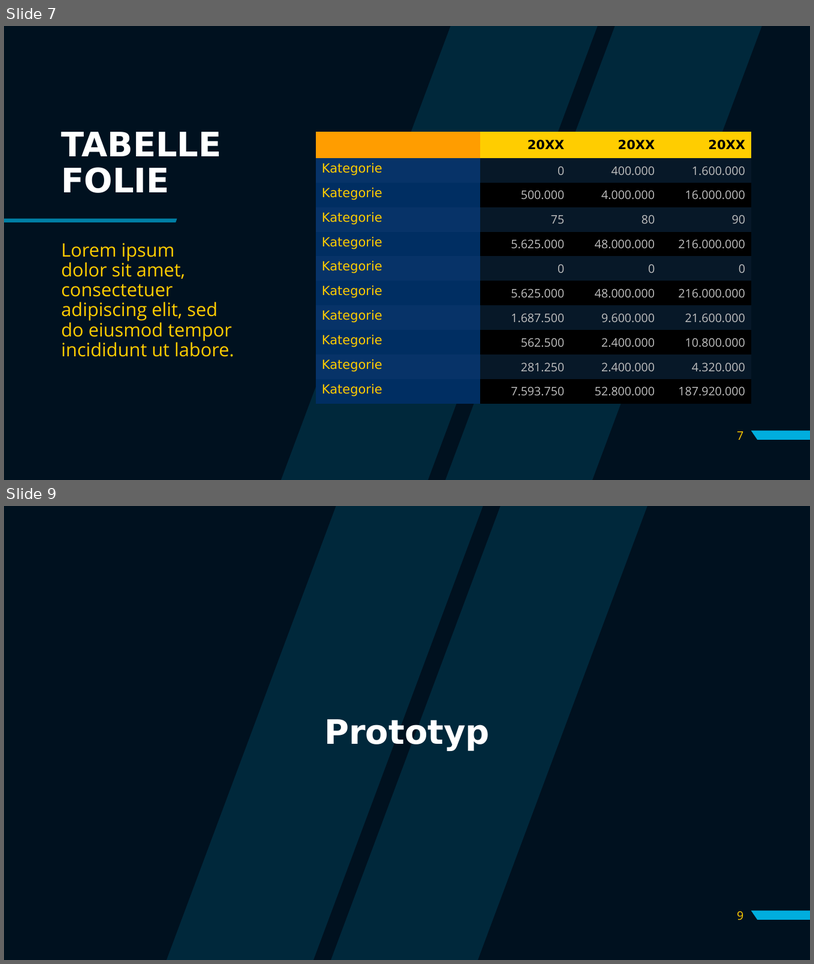
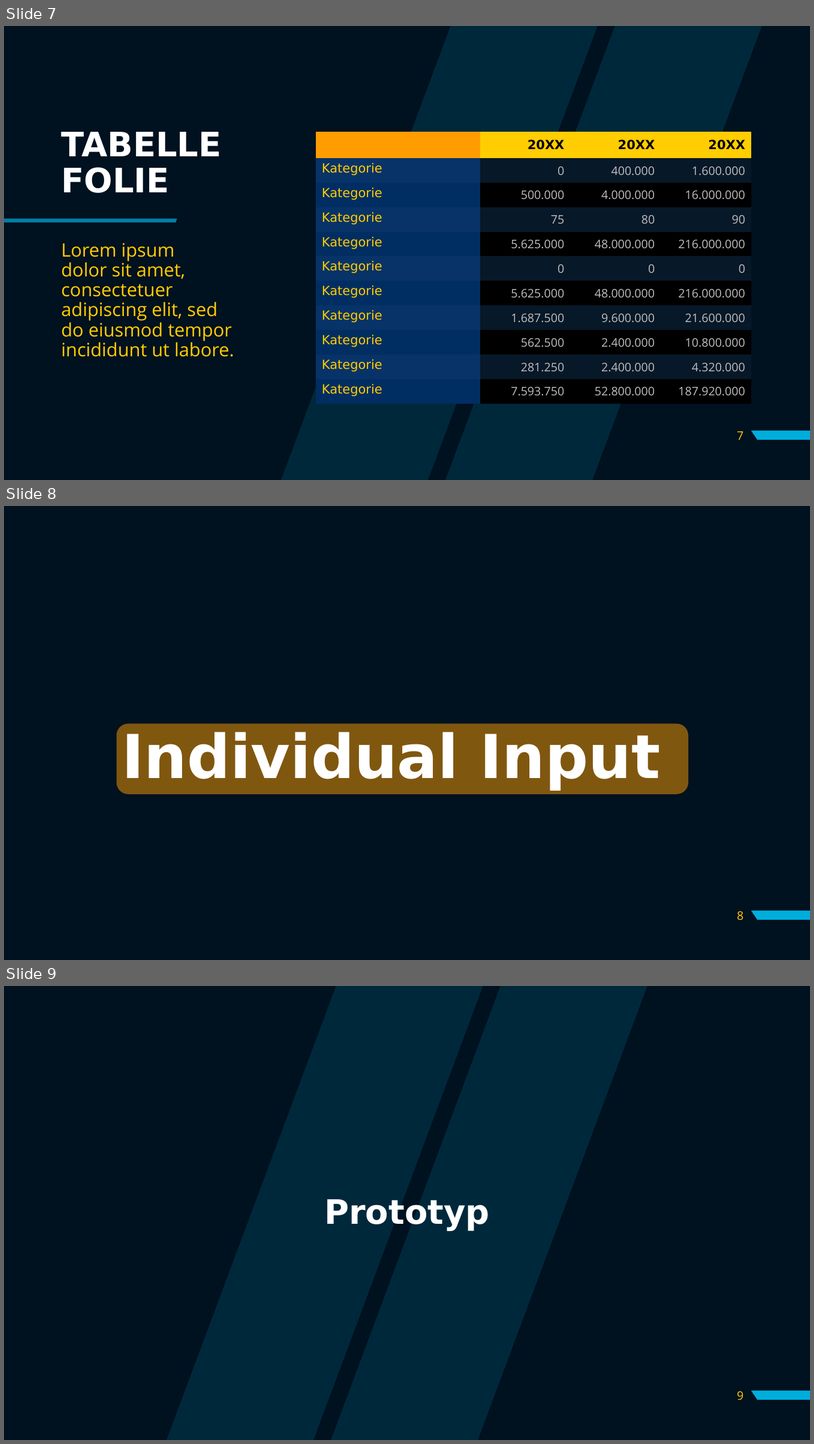
Before and after one commit to filipjosipovic/OverTime, a slide deck: SYP- Präsi.pptx. Shown one above the other, each under a label of ours: slides 7 and 9 before the commit, slides 7, 8 and 9 after it; the slides between them are not shown. The pictures are 814x964 and 814x1444 pixels, drawn with LibreOffice and Linux fonts; fonts in the diff are those of the drawing; background and template pictures are left out. Boxes give left, top, right and bottom in pixels: in the first picture for what was removed or moved away, otherwise in the second. Text is boxed around its words. In the diff, an @@ line names an element or a change of style, - is before the commit and + after.

```diff
--- a/SYP- Präsi.pptx
+++ b/SYP- Präsi.pptx
@@ slide 8 added at bbox=[4, 506, 810, 960], background picture (left out); not listed: 1 template element that a slide beside it also shows @@
@@ rounded rectangle added at bbox=[117, 724, 689, 795], fill #FF9D00 at 50% opacity @@
@@ title added at bbox=[122, 732, 660, 790], 72 pt, text #FFFFFF, bold @@
+Individual Input
@@ page number added at bbox=[737, 910, 744, 920], 14 pt, text #FFCD00 @@
+8
```
Also in this commit, not shown: 4 slides changed, 2 slides removed, 12 other files.
